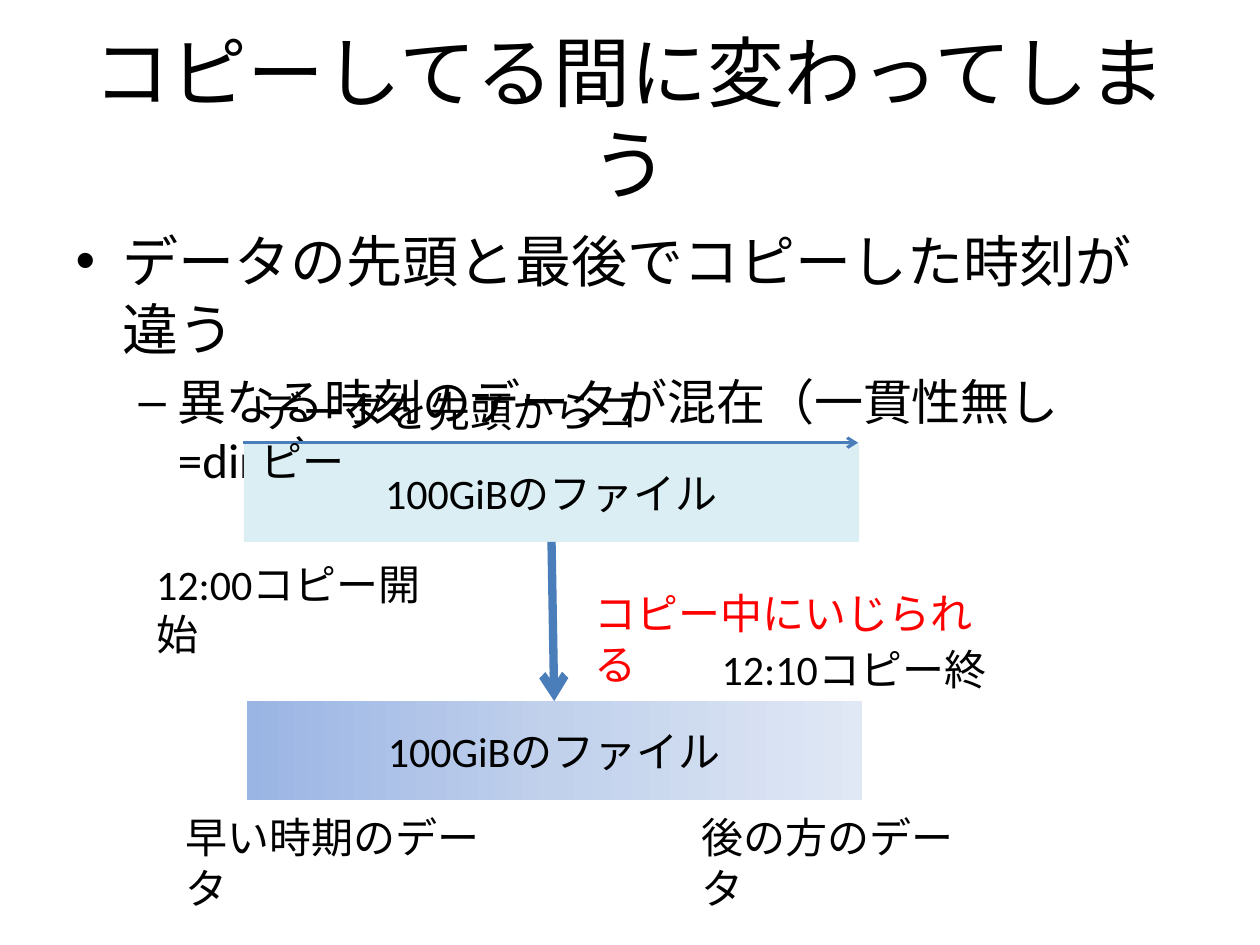
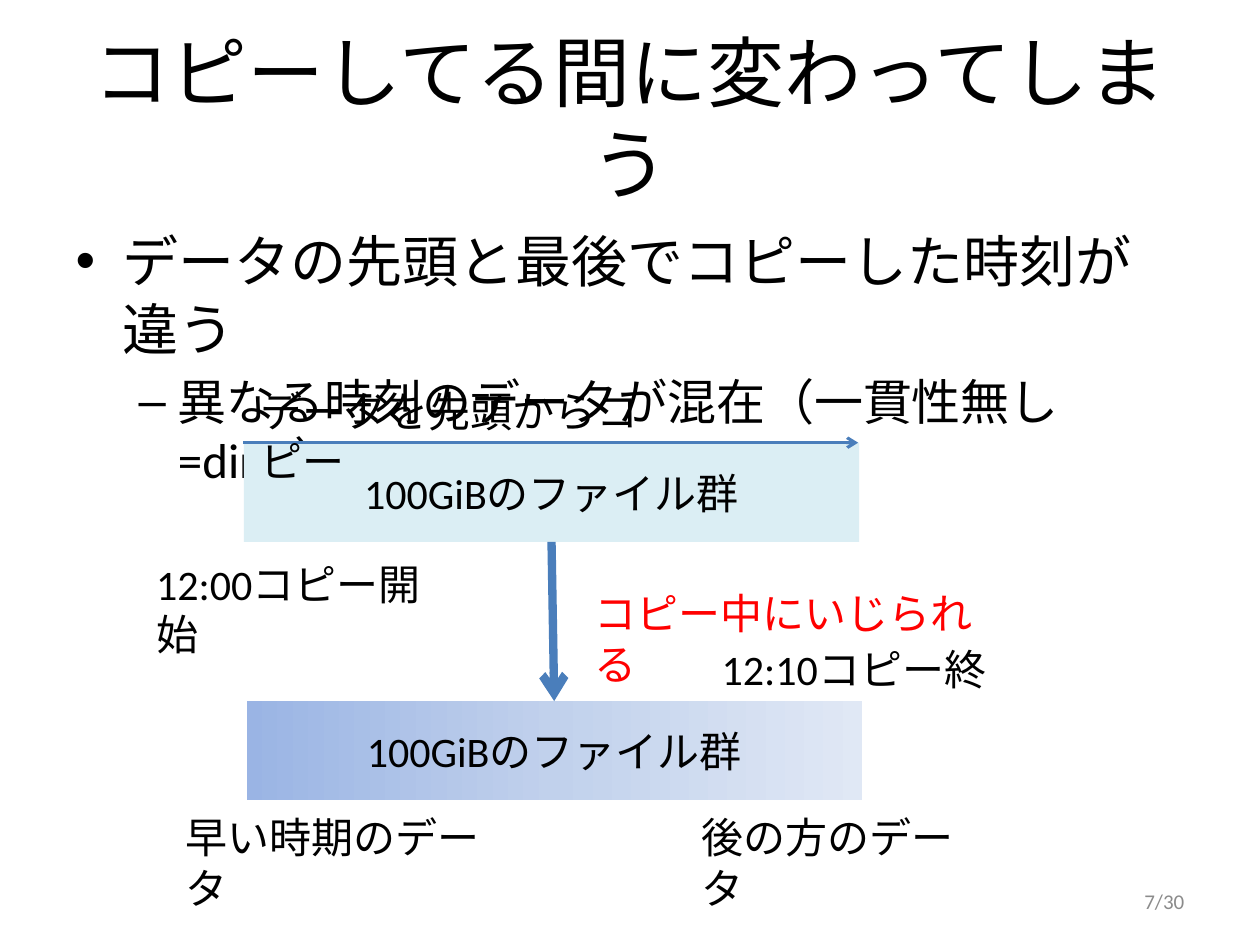
Before and after one commit to walb-linux/walb-tools, a slide deck: slide 7 of doc/walb-is-hard.pptx. Drawn at 1260x945 pixels with LibreOffice and Linux fonts; fonts in the diff are those of the drawing. Boxes give left, top, right and bottom in pixels: in the first picture for what was removed or moved away, otherwise in the second. Text is boxed around its words. In the diff, an @@ line names an element or a change of style, - is before the commit and + after.

```diff
--- a/doc/walb-is-hard.pptx
+++ b/doc/walb-is-hard.pptx
@@ text in rectangle at bbox=[364, 474, 739, 513]: text changed @@
-100GiBのファイル
+100GiBのファイル群
@@ text in rectangle at bbox=[367, 732, 742, 771]: text changed @@
-100GiBのファイル
+100GiBのファイル群
@@ page number added at bbox=[1144, 894, 1184, 910], 12 pt, text #8C8C8C @@
+7/30
```
Also in this commit, not shown: 26 other slides changed, 3 slides added.
